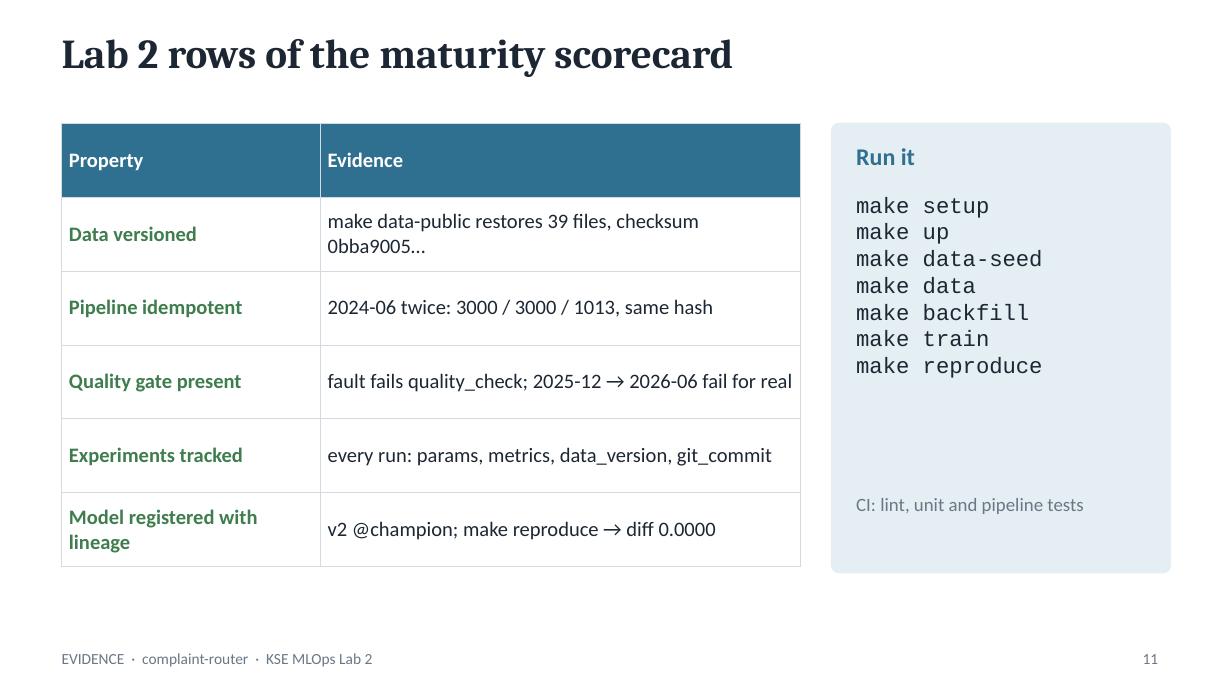
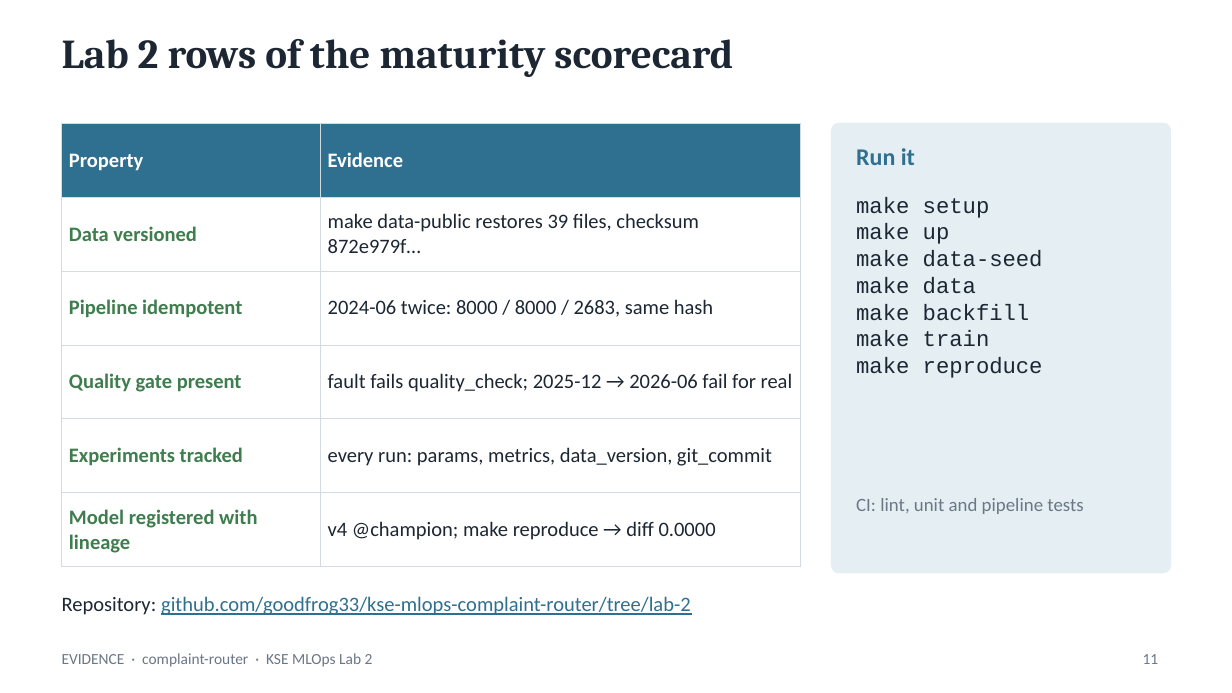
Before and after one commit to goodfrog33/kse-mlops-complaint-router, a slide deck: slide 11 of docs/presentation/complaint-router-lab2.pptx. Drawn at 1232x693 pixels with LibreOffice and Linux fonts; fonts in the diff are those of the drawing. Boxes give left, top, right and bottom in pixels: in the first picture for what was removed or moved away, otherwise in the second. Text is boxed around its words. In the diff, an @@ line names an element or a change of style, - is before the commit and + after.

```diff
--- a/docs/presentation/complaint-router-lab2.pptx
+++ b/docs/presentation/complaint-router-lab2.pptx
@@ table at <box>62,123,801,557</box> @@
-row 2, column 2: make data-public restores 39 files, checksum 0bba9005…
+row 2, column 2: make data-public restores 39 files, checksum 872e979f…
-row 3, column 2: 2024-06 twice: 3000 / 3000 / 1013, same hash
+row 3, column 2: 2024-06 twice: 8000 / 8000 / 2683, same hash
-row 6, column 2: v2 @champion; make reproduce → diff 0.0000
+row 6, column 2: v4 @champion; make reproduce → diff 0.0000
@@ text added at <box>62,596,691,615</box>, 12 pt, text #2F6F8F, underline @@
+Repository: github.com/goodfrog33/kse-mlops-complaint-router/tree/lab-2
```
Also in this commit, not shown: 9 other slides changed, 10 other files.
